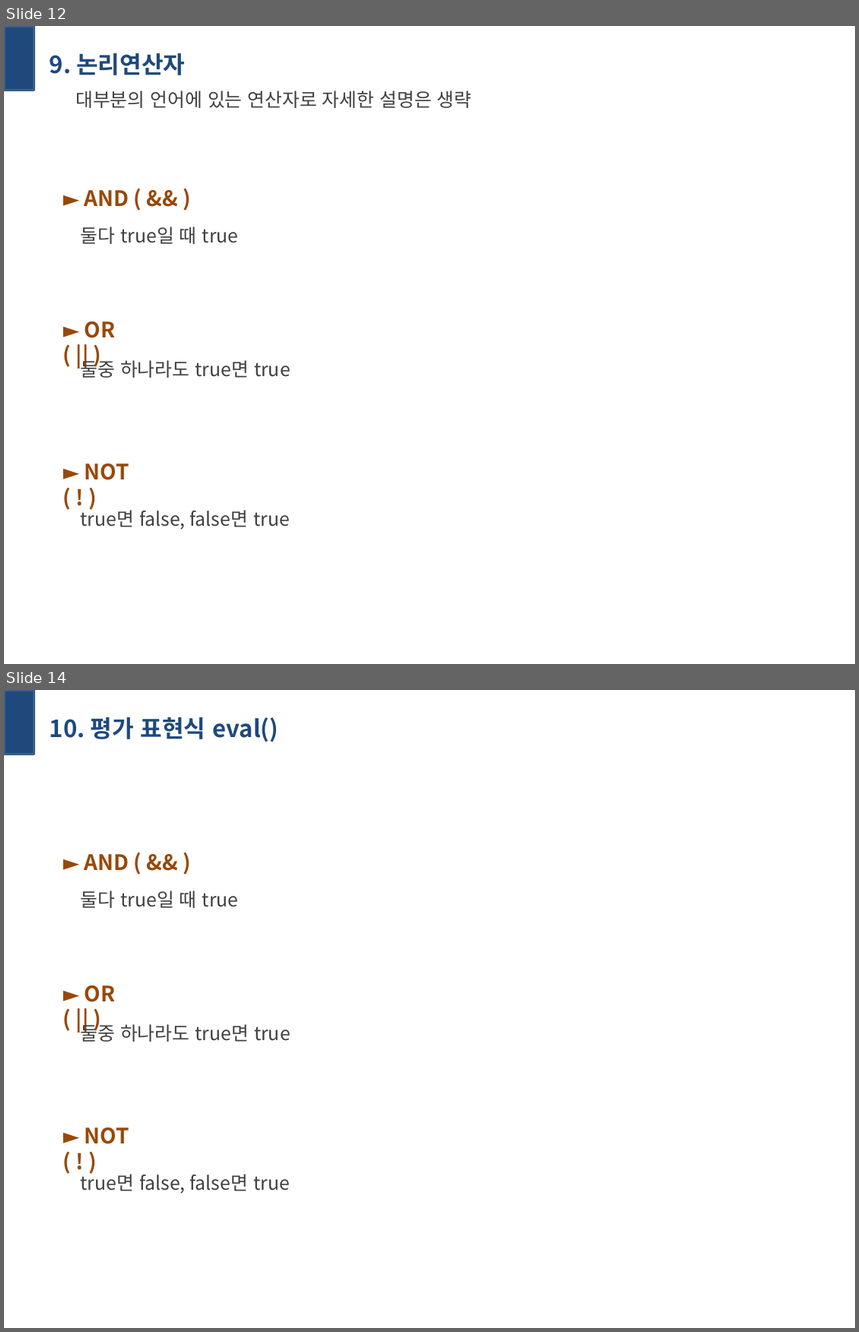
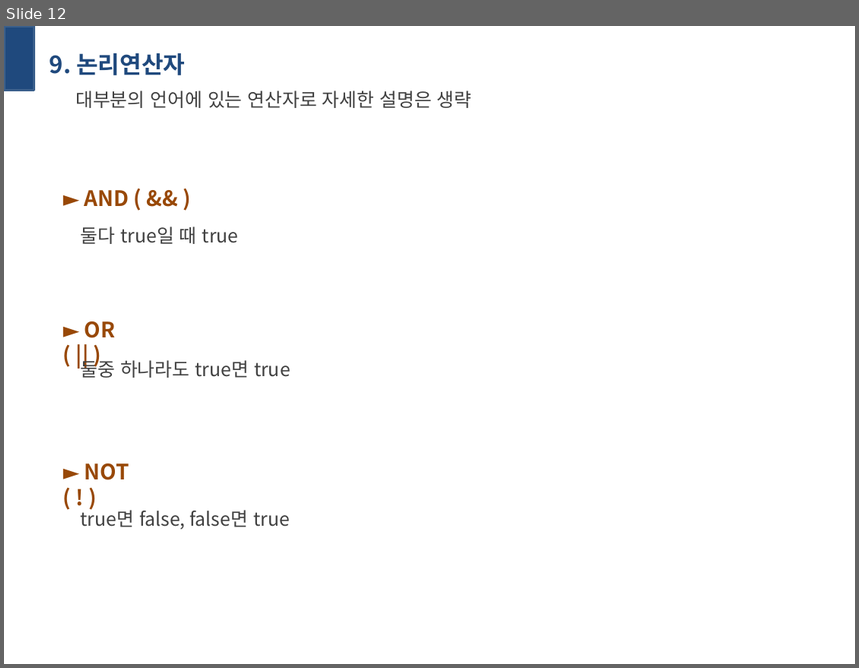
Before and after one commit to primrose201/studyspace, a slide deck: Javascript_Perfect_Guide/week02_c04.pptx. Shown one above the other, each under a label of ours: slides 12 and 14 before the commit, slide 12 after it; the slides between them are not shown. The pictures are 859x1332 and 859x668 pixels, drawn with LibreOffice and Linux fonts; fonts in the diff are those of the drawing. Boxes give left, top, right and bottom in pixels: in the first picture for what was removed or moved away, otherwise in the second. Text is boxed around its words. In the diff, an @@ line names an element or a change of style, - is before the commit and + after.

```diff
--- a/Javascript_Perfect_Guide/week02_c04.pptx
+++ b/Javascript_Perfect_Guide/week02_c04.pptx
@@ slide 14 removed at (4,690,855,1328), background #FFFFFF @@
@@ rectangle removed at (4,690,34,755) @@
@@ title removed at (50,717,278,742) @@
-10. 평가 표현식 eval()
@@ text removed at (85,854,129,870) @@
-► AND ( && )
@@ text removed at (81,891,239,908) @@
-둘다 true일 때 true
@@ text removed at (85,986,116,1002) @@
-► OR ( || )
@@ text removed at (80,1021,291,1042) @@
-둘중 하나라도 true면 true
@@ text removed at (85,1128,129,1144) @@
-► NOT ( ! )
@@ text removed at (81,1171,290,1194) @@
-true면 false, false면 true
```
Also in this commit, not shown: 1 slide changed, 3 slides added, 1 other slide removed.
